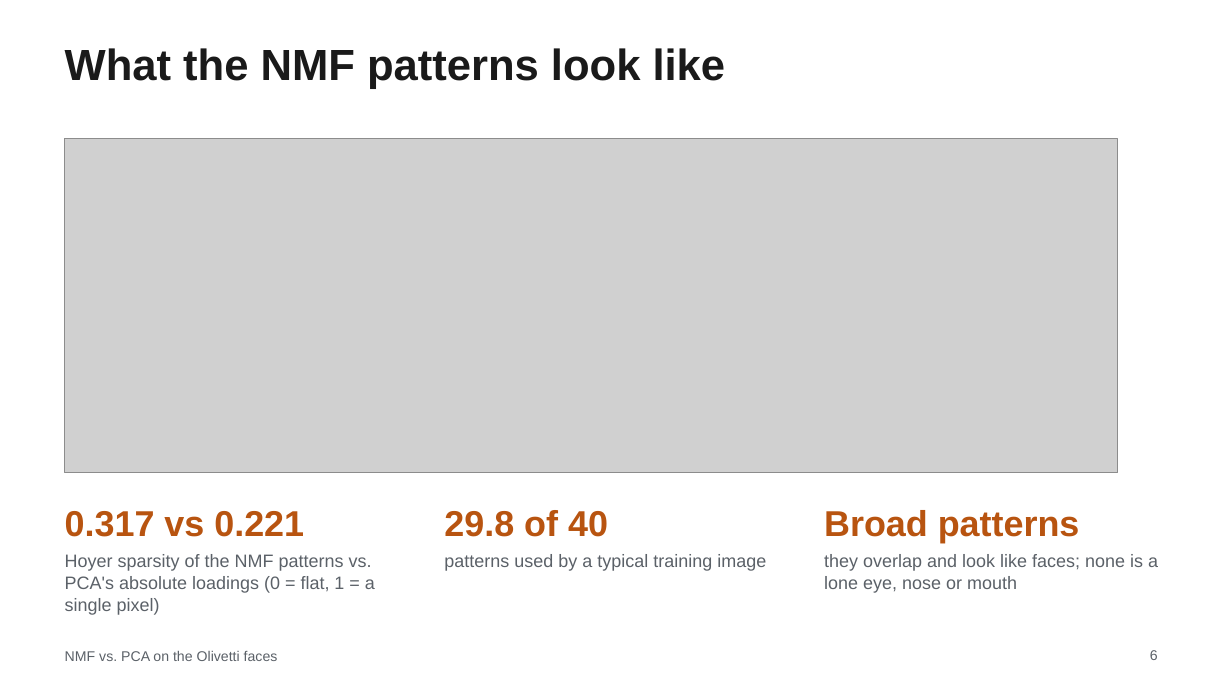
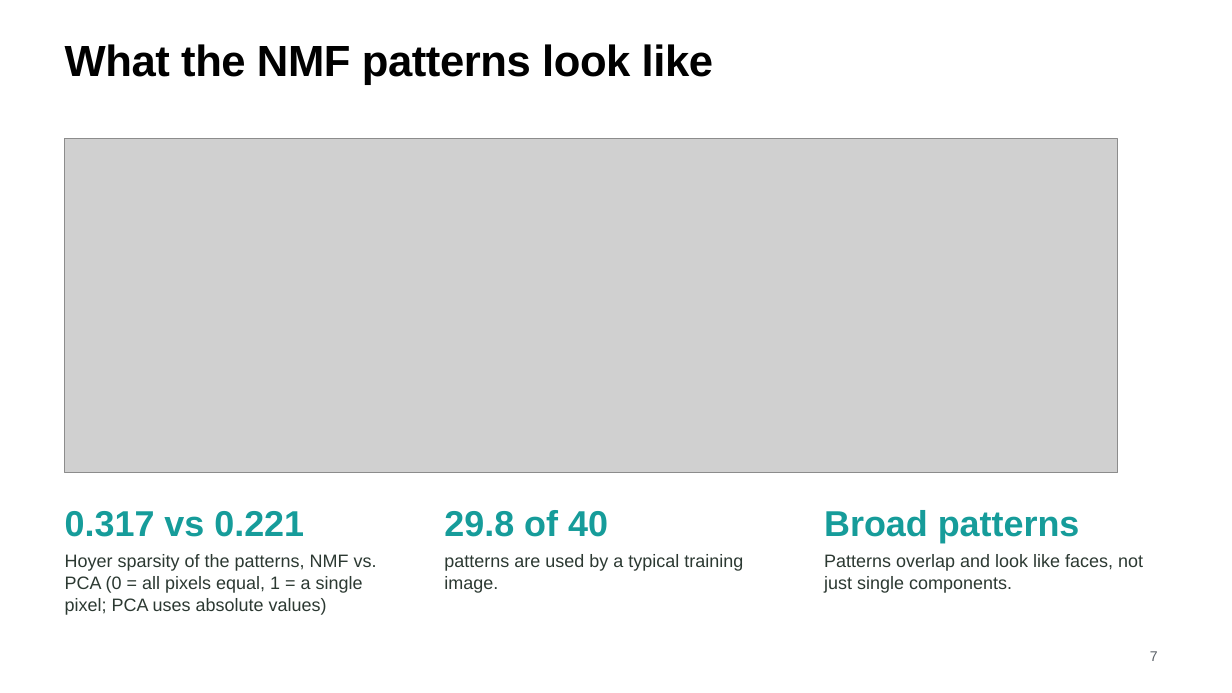
Before and after one commit to MachineWJQ6657/pca-vs-nmf, a slide deck: slide 7 of slides/STOR565_Slides.pptx (slide 6 before the commit). Drawn at 1232x693 pixels with LibreOffice and Linux fonts; fonts in the diff are those of the drawing; grey boxes stand for pictures. Boxes give left, top, right and bottom in pixels: in the first picture for what was removed or moved away, otherwise in the second. Text is boxed around its words. In the diff, an @@ line names an element or a change of style, - is before the commit and + after.

```diff
--- a/slides/STOR565_Slides.pptx
+++ b/slides/STOR565_Slides.pptx
@@ title "What the NMF patterns look ..." at [65, 44, 713, 85]: text colour #1A1A1A to #000000, letter spacing 0 to -0.3 pt; line spacing 1 to 0.95 @@
@@ text colour #B85410 to #169C9A in 3 elements at [65, 511, 304, 537], [444, 510, 608, 537], [824, 510, 1080, 543] @@
@@ text at [65, 554, 377, 615]: text changed; text colour #5B6168 to #2C3932 @@
-Hoyer sparsity of the NMF patterns vs. PCA's absolute loadings (0 = flat, 1 = a single pixel)
+Hoyer sparsity of the patterns, NMF vs. PCA (0 = all pixels equal, 1 = a single pixel; PCA uses absolute values)
@@ text at [444, 554, 743, 593]: text changed; text colour #5B6168 to #2C3932 @@
-patterns used by a typical training image
+patterns are used by a typical training image.
@@ text at [824, 554, 1143, 593]: text changed; text colour #5B6168 to #2C3932 @@
-they overlap and look like faces; none is a lone eye, nose or mouth
+Patterns overlap and look like faces, not just single components.
@@ text removed at [65, 651, 278, 661] @@
-NMF vs. PCA on the Olivetti faces
@@ page number at [1150, 651, 1158, 661]: vertical alignment top to middle @@
@@ page number at [1150, 651, 1158, 661]: text changed @@
-6
+7
```
Also in this commit, not shown: 12 other slides changed, 1 slide added, 1 slide removed.
